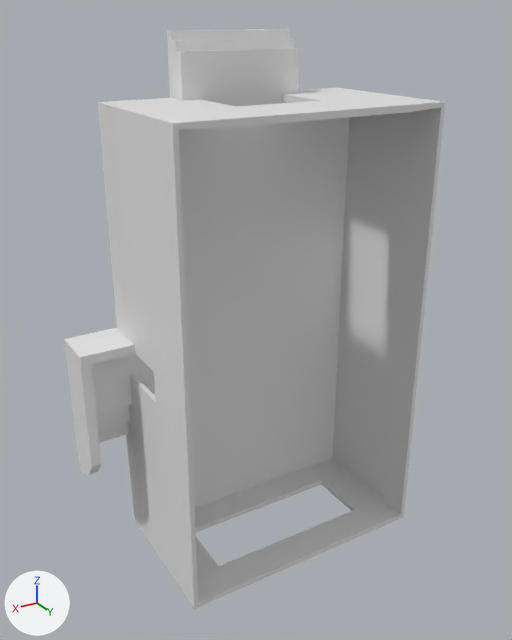
Two versions of the FBX model Another Cooking Simulator/Assets/AnotherCookingSimulator/Models/Restaurante.fbx, one commit apart.
Before and after are seen from a 50 mm camera at (253.5, 31.6, 27.4) aimed at (227.0, -12.4, 5.4). Lighting does not change. The marker at lower left points along +X, +Y and +Z.
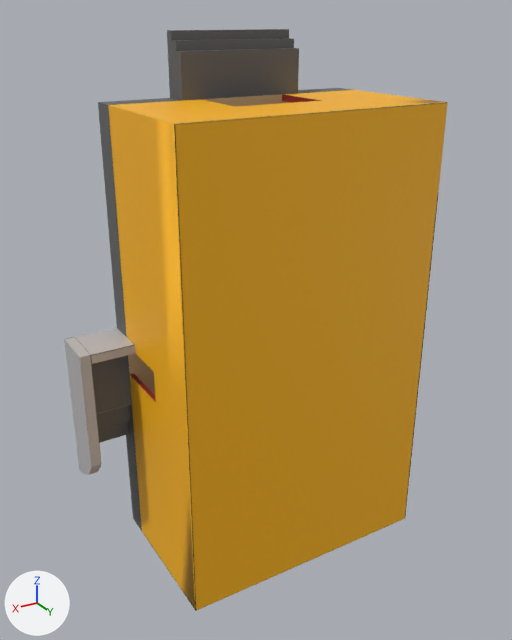
The newer file is also turned or shifted as a whole; pictures and numbers use the older file's frame.

Changed parts and their boxes (x1, y1, x2, y2) in the pictures (512 x 640 px):
'Cube.001', reshaped: before (64, 29, 445, 609); after (64, 29, 448, 611)
part 1 of me_cube_001, added (brown): after (173, 102, 448, 611)
part 2 of me_cube_001, recoloured (grey to orange): before (64, 29, 445, 609); after (64, 29, 443, 608)

The change, as a diff of the scene's bpy script:
```diff
--- a/Another Cooking Simulator/Assets/AnotherCookingSimulator/Models/Restaurante.fbx.py
+++ b/Another Cooking Simulator/Assets/AnotherCookingSimulator/Models/Restaurante.fbx.py
@@ img_restaurante2_png @@
+img_restaurante2_png = load_image('Restaurante2.png', 'Restaurante2.png', 1024, 1024, 'sRGB')
@@ mat_estaurante_mat @@
+mat_estaurante_mat = principled_material('Estaurante_Mat')
+mat_estaurante_mat.texture = img_restaurante2_png
@@ me_cube_001 @@
 # used by ob_cube_001; location = (225.36, -17.35, 3.43)
-me_cube_001.from_pydata(...)  # 317 vertices, 308 faces; spans x -10.7..15.0, y -2.0..10.6, z -18.3..23.0
+me_cube_001.from_pydata(...)  # 349 vertices, 342 faces; spans x -10.7..15.0, y -2.0..10.9, z -18.3..23.0
+# me_cube_001 part 1
+# 32 vertices are added at x -10.7..10.7, y 10.9, z -18.3..18.3
+# 34 new faces join them
+# me_cube_001 part 2: 308 faces spanning x -10.7..15.0, y -2.0..10.6, z -18.3..23.0 switch from no material to mat_estaurante_mat (picture img_restaurante2_png)
```
